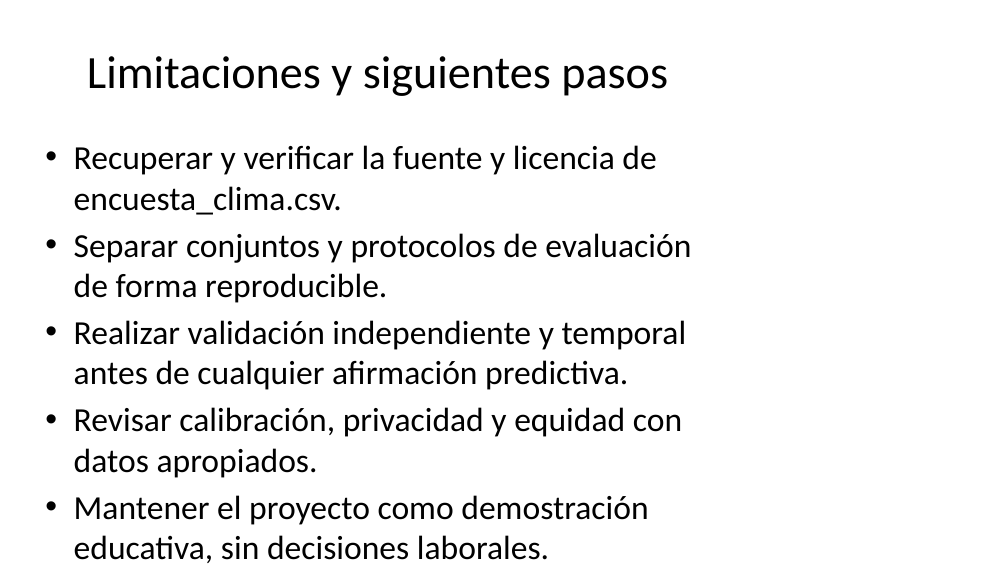
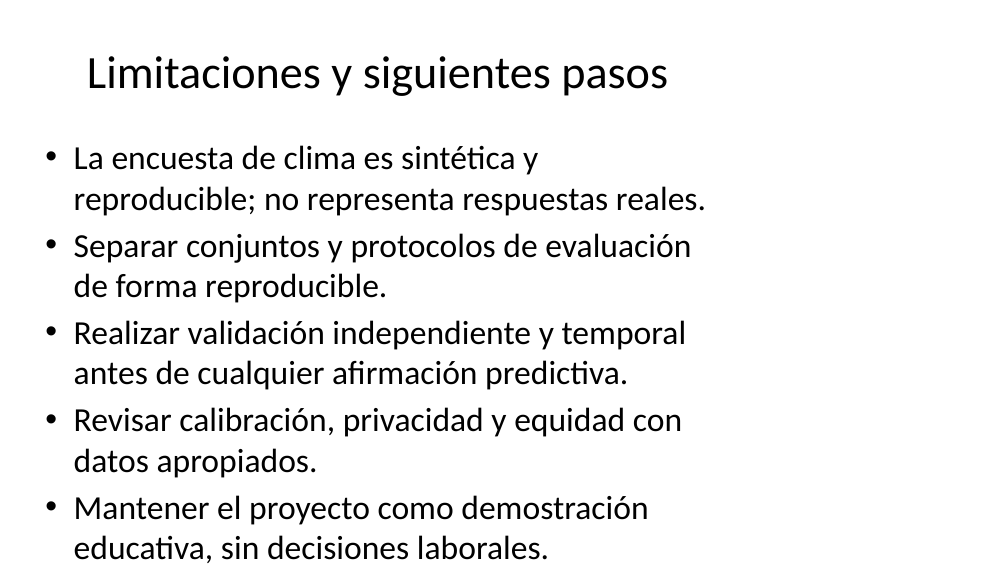
Before and after one commit to gitbeatriz123/Proyecto_Prediccion_Rotacion_Empleados_Beatriz.Velayos, a slide deck: slide 9 of docs/Presentacionfinal_Beatriz_Velayos.pptx. Drawn at 1008x567 pixels with LibreOffice and Linux fonts; fonts in the diff are those of the drawing. Boxes give left, top, right and bottom in pixels: in the first picture for what was removed or moved away, otherwise in the second. Text is boxed around its words. In the diff, an @@ line names an element or a change of style, - is before the commit and + after.

Commit message:
Use reproducible synthetic survey and refresh model results

```diff
--- a/docs/Presentacionfinal_Beatriz_Velayos.pptx
+++ b/docs/Presentacionfinal_Beatriz_Velayos.pptx
@@ text at (74,145,706,216): text changed @@
-• Recuperar y verificar la fuente y licencia de encuesta_clima.csv.
+• La encuesta de clima es sintética y reproducible; no representa respuestas reales.
```
Also in this commit, not shown: 1 other slide changed, 20 other files.
